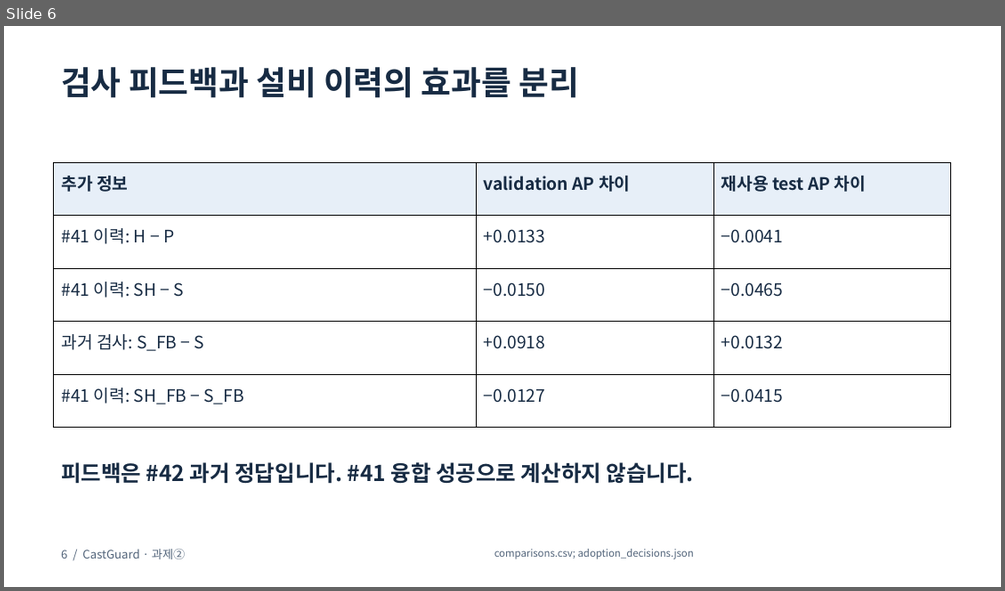
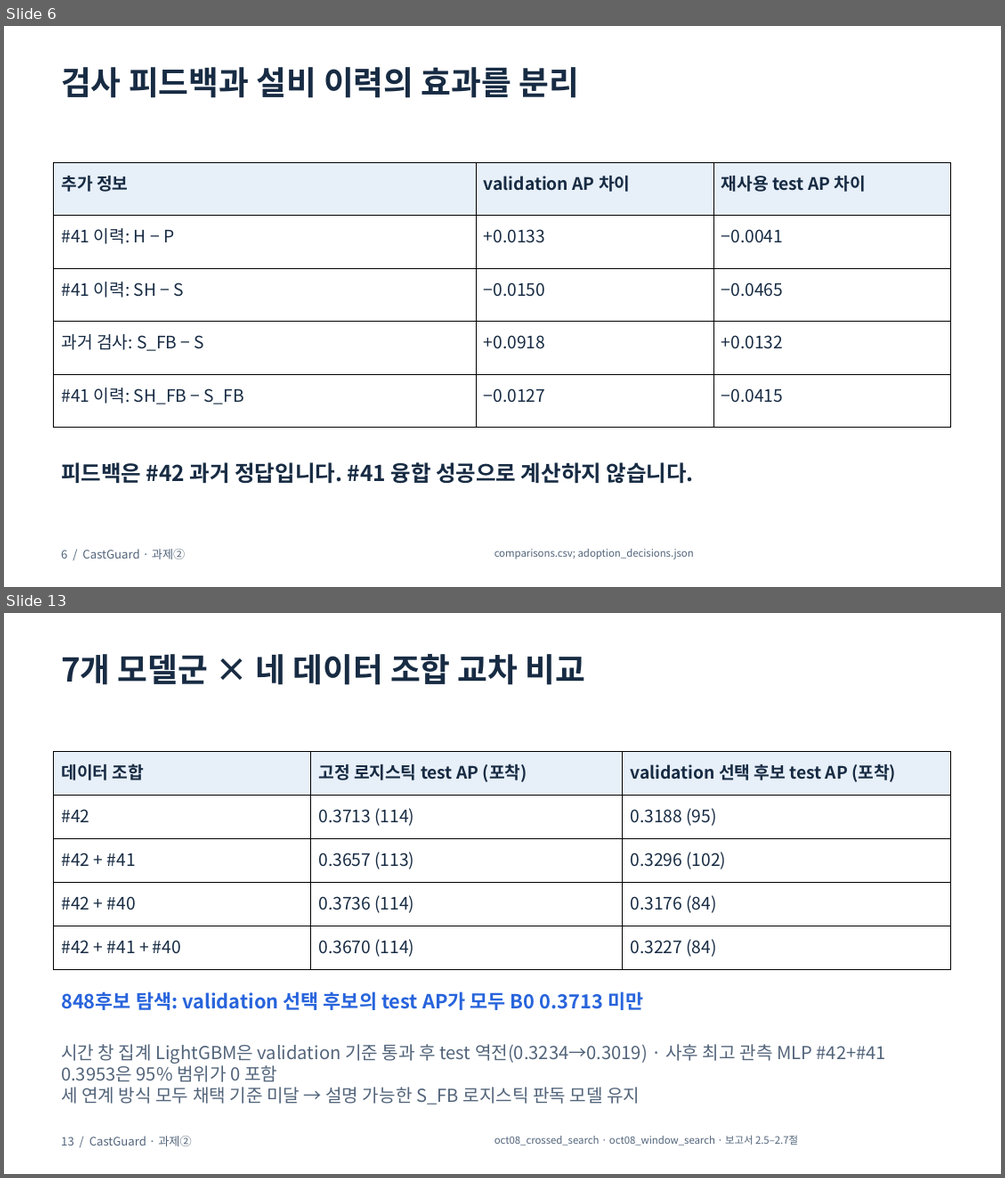
Before and after one commit to CastGuard/castguard, a slide deck: submission/CastGuard_presentation.pptx. Shown one above the other, each under a label of ours: slide 6 before the commit, slides 6 and 13 after it; the slides between them are not shown. The pictures are 1005x591 and 1005x1178 pixels, drawn with LibreOffice and Linux fonts; fonts in the diff are those of the drawing. Boxes give left, top, right and bottom in pixels: in the first picture for what was removed or moved away, otherwise in the second. Text is boxed around its words. In the diff, an @@ line names an element or a change of style, - is before the commit and + after.

```diff
--- a/submission/CastGuard_presentation.pptx
+++ b/submission/CastGuard_presentation.pptx
@@ slide 13 added at (4,613,1001,1174), background #FFFFFF @@
@@ text added at (61,654,586,685), 31.5 pt, text #172B43, bold @@
+7개 모델군 × 네 데이터 조합 교차 비교
@@ table added at (54,751,952,970), 5 rows, 3 columns @@
+데이터 조합 | 고정 로지스틱 test AP (포착) | validation 선택 후보 test AP (포착)
+#42 | 0.3713 (114) | 0.3188 (95)
+#42 + #41 | 0.3657 (113) | 0.3296 (102)
+#42 + #40 | 0.3736 (114) | 0.3176 (84)
+#42 + #41 + #40 | 0.3670 (114) | 0.3227 (84)
@@ text added at (61,991,643,1010), 18.8 pt, text #2864DC, bold @@
+848후보 탐색: validation 선택 후보의 test AP가 모두 B0 0.3713 미만
@@ text added at (61,1044,886,1104), 17.2 pt, text #53657B @@
+시간 창 집계 LightGBM은 validation 기준 통과 후 test 역전(0.3234→0.3019) · 사후 최고 관측 MLP #42+#41 0.3953은 95% 범위가 0 포함
+세 연계 방식 모두 채택 기준 미달 → 설명 가능한 S_FB 로지스틱 판독 모델 유지
@@ text added at (61,1135,191,1146), 11.2 pt, text #53657B @@
+13 / CastGuard · 과제②
@@ text added at (494,1135,798,1145), 9.8 pt, text #53657B @@
+oct08_crossed_search · oct08_window_search · 보고서 2.5–2.7절
```
Also in this commit, not shown: 12 slides changed, 4 other slides added, 1 slide removed, 49 other files.
